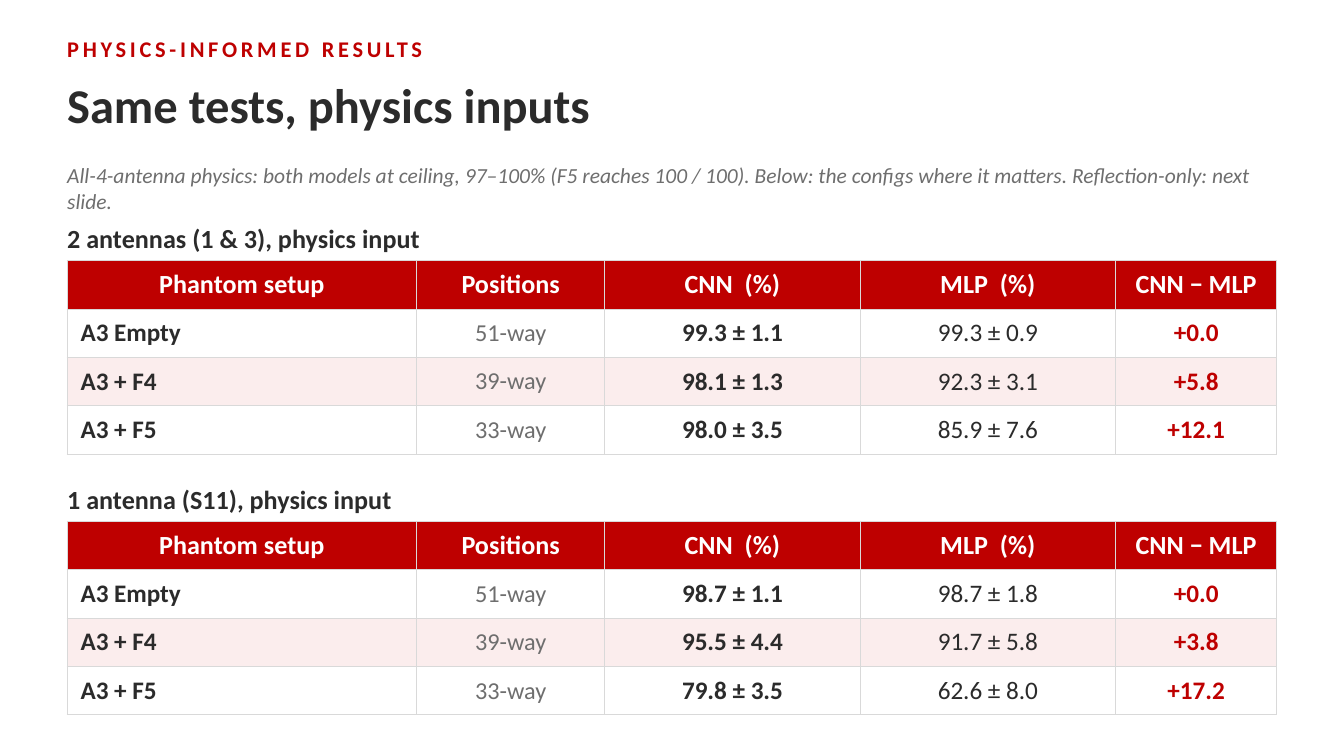
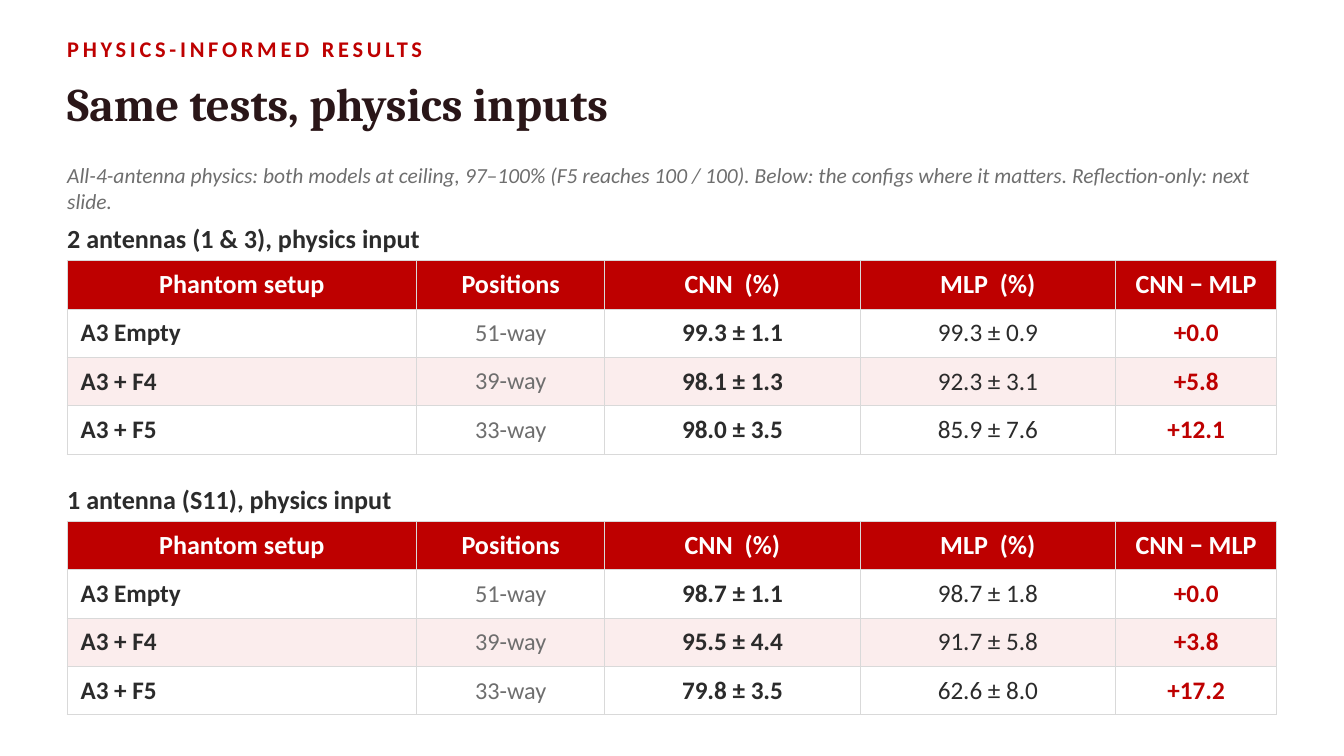
Before and after one commit to pmart1534/microwave-phantom-localization-cnn-mlp, a slide deck: slide 28 of presentation/CNN_vs_MLP_Comparison.pptx. Drawn at 1344x756 pixels with LibreOffice and Linux fonts; fonts in the diff are those of the drawing. Boxes give left, top, right and bottom in pixels: in the first picture for what was removed or moved away, otherwise in the second. Text is boxed around its words. In the diff, an @@ line names an element or a change of style, - is before the commit and + after.

```diff
--- a/presentation/CNN_vs_MLP_Comparison.pptx
+++ b/presentation/CNN_vs_MLP_Comparison.pptx
@@ text "Same tests, physics inputs" at (x1=67, y1=88, x2=608, y2=132): size 26 to 25 pt, font Calibri to Cambria, text colour #2B2B2B to #2A1618 @@
```
Also in this commit, not shown: 30 other slides changed, 41 other files.
